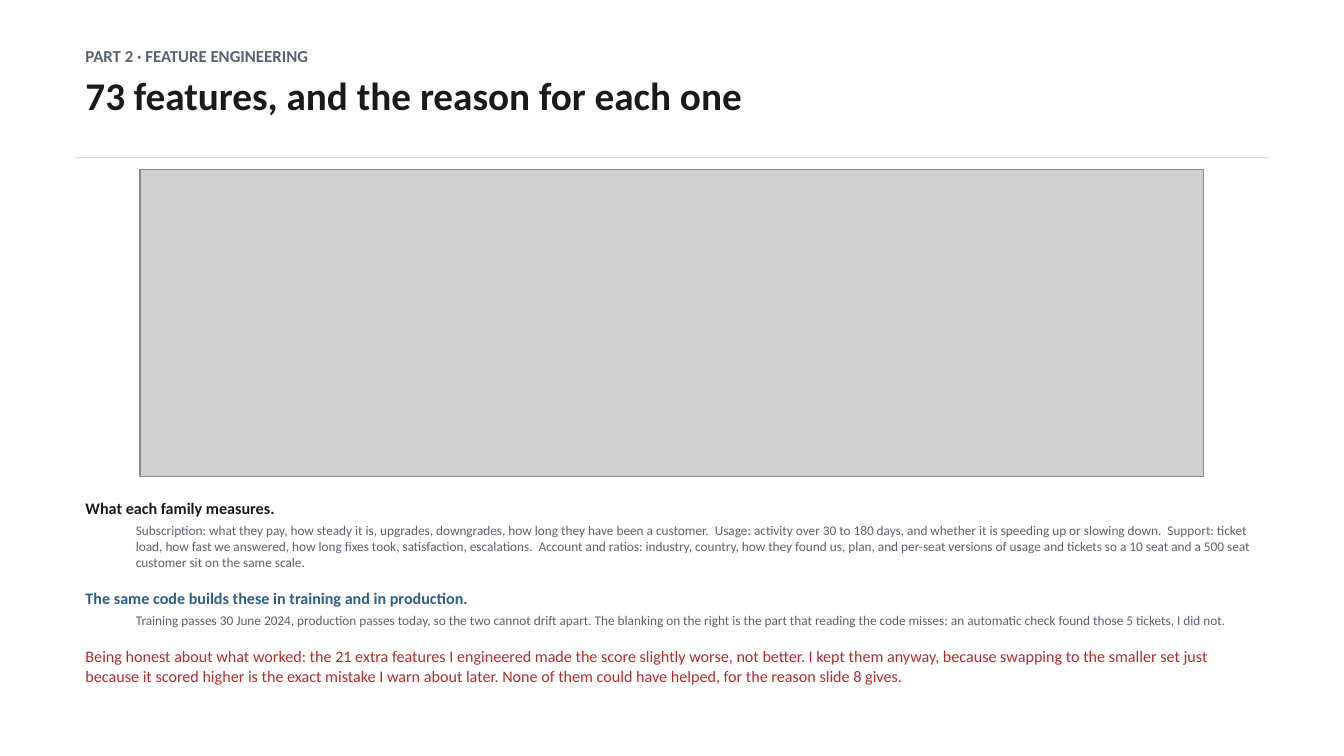
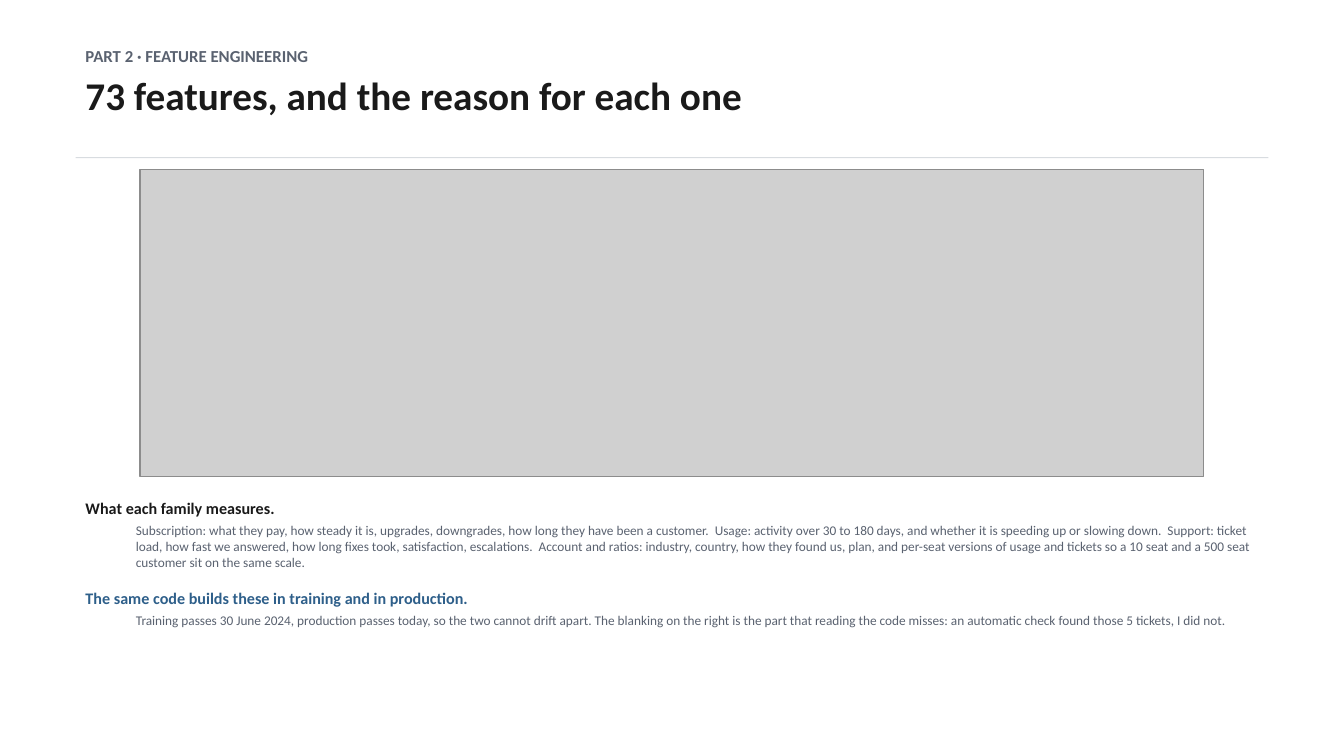
Before and after one commit to dmitriyratu/avepoint-churn-case-study, a slide deck: slide 9 of outputs/decks/AvePoint_Case_Study.pptx (slide 8 before the commit). Drawn at 1344x756 pixels with LibreOffice and Linux fonts; fonts in the diff are those of the drawing; grey boxes stand for pictures. Boxes give left, top, right and bottom in pixels: in the first picture for what was removed or moved away, otherwise in the second. Text is boxed around its words. In the diff, an @@ line names an element or a change of style, - is before the commit and + after.

```diff
--- a/outputs/decks/AvePoint_Case_Study.pptx
+++ b/outputs/decks/AvePoint_Case_Study.pptx
@@ text at (x1=85, y1=651, x2=1208, y2=685): paragraph removed @@
-Being honest about what worked: the 21 extra features I engineered made the score slightly worse, not better. I kept them anyway, because swapping to the smaller set just because it scored higher is the exact mistake I warn about later. None of them could have helped, for the reason slide 8 gives.
```
Also in this commit, not shown: 2 other slides changed, 1 slide added, 14 other files.
